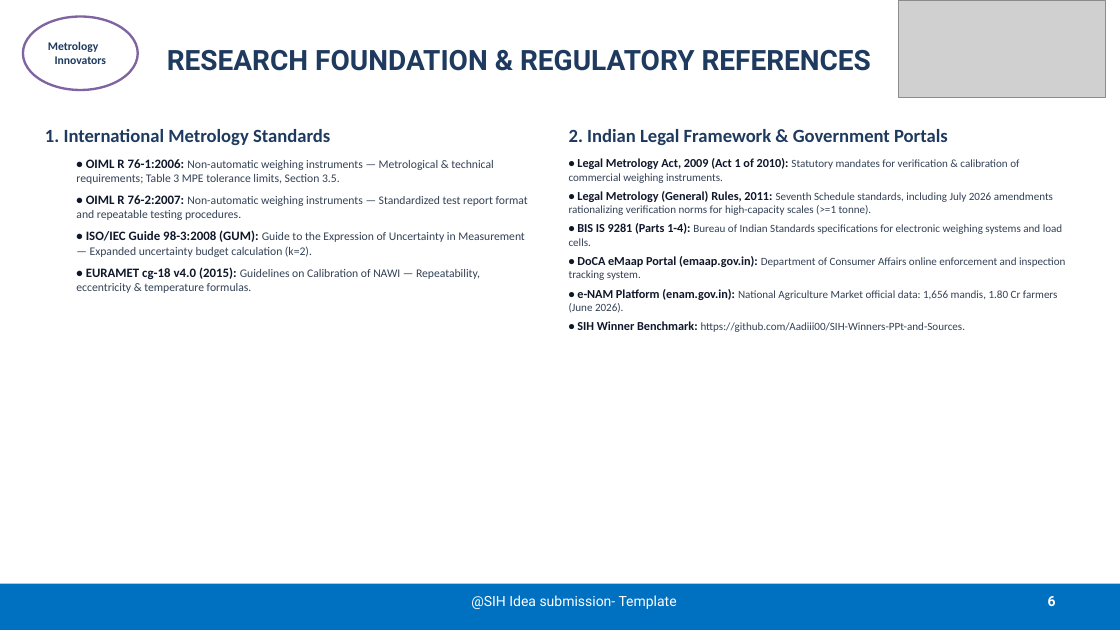
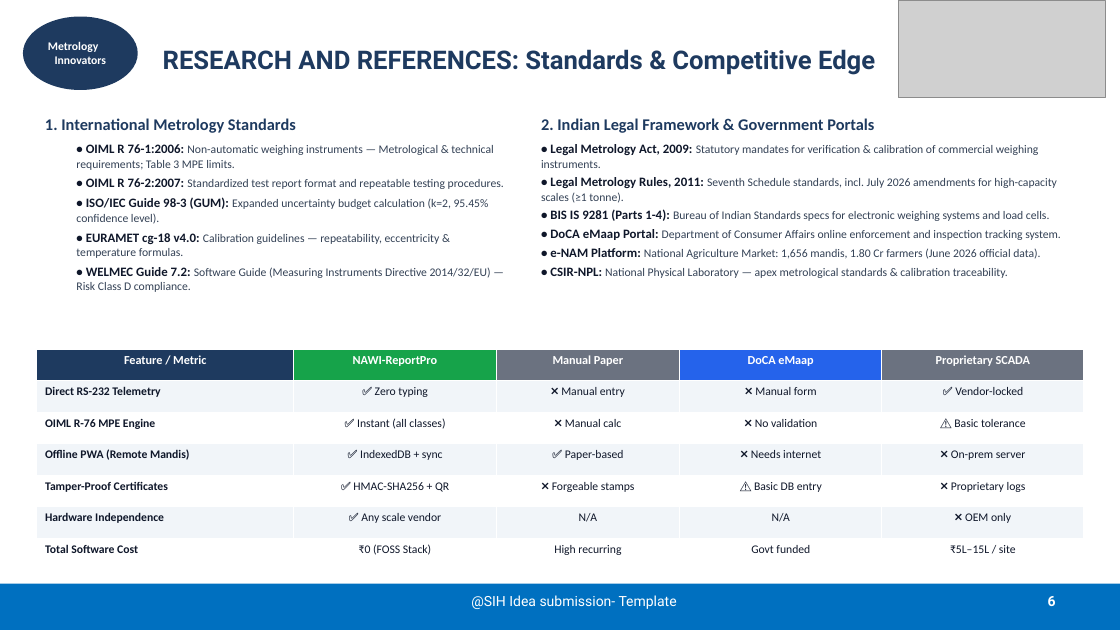
Before and after one commit to Princu-Babu/SIH, a slide deck: slide 6 of NAWI-ReportPro-SIH2026-Submission.pptx. Drawn at 1120x630 pixels with LibreOffice and Linux fonts; fonts in the diff are those of the drawing; grey boxes stand for pictures. Boxes give left, top, right and bottom in pixels: in the first picture for what was removed or moved away, otherwise in the second. Text is boxed around its words. In the diff, an @@ line names an element or a change of style, - is before the commit and + after.

Commit message:
feat(sih2026): award-winning presentation overhaul v2.2 - purge AI slop, full rubric compliance, risk matrix & competitive benchmark

```diff
--- a/NAWI-ReportPro-SIH2026-Submission.pptx
+++ b/NAWI-ReportPro-SIH2026-Submission.pptx
@@ ellipse "Metrology Innovators" at (23,17,138,90): text colour #1E3A5F to #FFFFFF; fill #FFFFFF to #1E3A5F; outline #8064A2 2 pt to none @@
@@ title at (163,49,875,75): text changed; size 24 to 22 pt @@
-RESEARCH FOUNDATION & REGULATORY REFERENCES
+RESEARCH AND REFERENCES: Standards & Competitive Edge
@@ text "1. International Metrology Standards": place and size @@
-text "1. International Metrology Standards" at (45,129,528,293)
+text "1. International Metrology Standards" at (45,118,504,292)
@@ text at (45,118,296,133): size 16 to 14 pt in "1. International Metrology Standards"; less space between paragraphs @@
@@ text "2. Indian Legal Framework & ...": place and size @@
-text "2. Indian Legal Framework & ..." at (569,129,1065,332)
+text "2. Indian Legal Framework & ..." at (541,118,1061,278)
@@ text at (541,118,874,133): size 16 to 14 pt in "2. Indian Legal Framework & Government Portals"; less space between paragraphs @@
@@ text at (76,144,504,292): text changed @@
-• OIML R 76-1:2006: Non-automatic weighing instruments — Metrological & technical requirements; Table 3 MPE tolerance limits, Section 3.5.
-• OIML R 76-2:2007: Non-automatic weighing instruments — Standardized test report format and repeatable testing procedures.
-• ISO/IEC Guide 98-3:2008 (GUM): Guide to the Expression of Uncertainty in Measurement — Expanded uncertainty budget calculation (k=2).
-• EURAMET cg-18 v4.0 (2015): Guidelines on Calibration of NAWI — Repeatability, eccentricity & temperature formulas.
+• OIML R 76-1:2006: Non-automatic weighing instruments — Metrological & technical requirements; Table 3 MPE limits.
+• OIML R 76-2:2007: Standardized test report format and repeatable testing procedures.
+• ISO/IEC Guide 98-3 (GUM): Expanded uncertainty budget calculation (k=2, 95.45% confidence level).
+• EURAMET cg-18 v4.0: Calibration guidelines — repeatability, eccentricity & temperature formulas.
+• WELMEC Guide 7.2: Software Guide (Measuring Instruments Directive 2014/32/EU) — Risk Class D compliance.
@@ text at (541,144,1061,278): text changed; size 9.5 to 10 pt @@
-• Legal Metrology Act, 2009 (Act 1 of 2010): Statutory mandates for verification & calibration of commercial weighing instruments.
-• Legal Metrology (General) Rules, 2011: Seventh Schedule standards, including July 2026 amendments rationalizing verification norms for high-capacity scales (>=1 tonne).
-• BIS IS 9281 (Parts 1-4): Bureau of Indian Standards specifications for electronic weighing systems and load cells.
-• DoCA eMaap Portal (emaap.gov.in): Department of Consumer Affairs online enforcement and inspection tracking system.
-• e-NAM Platform (enam.gov.in): National Agriculture Market official data: 1,656 mandis, 1.80 Cr farmers (June 2026).
-• SIH Winner Benchmark: https://github.com/Aadiii00/SIH-Winners-PPt-and-Sources.
+• Legal Metrology Act, 2009: Statutory mandates for verification & calibration of commercial weighing instruments.
+• Legal Metrology Rules, 2011: Seventh Schedule standards, incl. July 2026 amendments for high-capacity scales (≥1 tonne).
+• BIS IS 9281 (Parts 1-4): Bureau of Indian Standards specs for electronic weighing systems and load cells.
+• DoCA eMaap Portal: Department of Consumer Affairs online enforcement and inspection tracking system.
+• e-NAM Platform: National Agriculture Market: 1,656 mandis, 1.80 Cr farmers (June 2026 official data).
+• CSIR-NPL: National Physical Laboratory — apex metrological standards & calibration traceability.
@@ table added at (37,350,1086,570), 7 rows, 5 columns @@
+Feature / Metric | NAWI-ReportPro | Manual Paper | DoCA eMaap | Proprietary SCADA
+Direct RS-232 Telemetry | ✅ Zero typing | ❌ Manual entry | ❌ Manual form | ✅ Vendor-locked
+OIML R-76 MPE Engine | ✅ Instant (all classes) | ❌ Manual calc | ❌ No validation | ⚠️ Basic tolerance
+Offline PWA (Remote Mandis) | ✅ IndexedDB + sync | ✅ Paper-based | ❌ Needs internet | ❌ On-prem server
+Tamper-Proof Certificates | ✅ HMAC-SHA256 + QR | ❌ Forgeable stamps | ⚠️ Basic DB entry | ❌ Proprietary logs
+Hardware Independence | ✅ Any scale vendor | N/A | N/A | ❌ OEM only
+Total Software Cost | ₹0 (FOSS Stack) | High recurring | Govt funded | ₹5L–15L / site
```
Also in this commit, not shown: 5 other slides changed, 10 other files.
